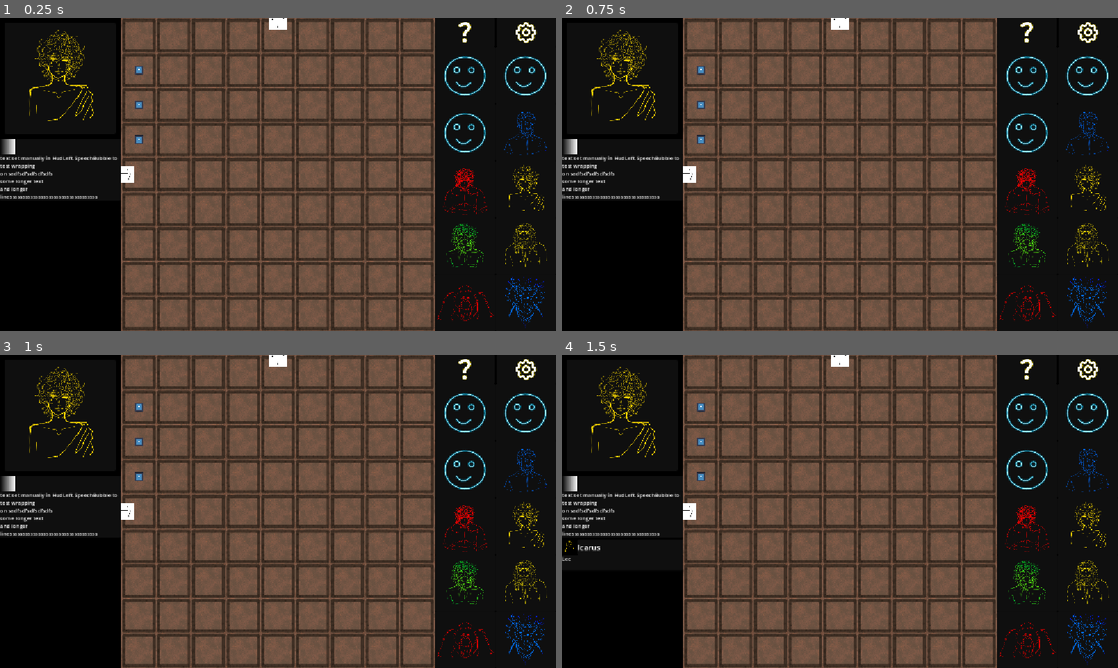
Above: before the commit, frames 1-4 (two rows, left to right).
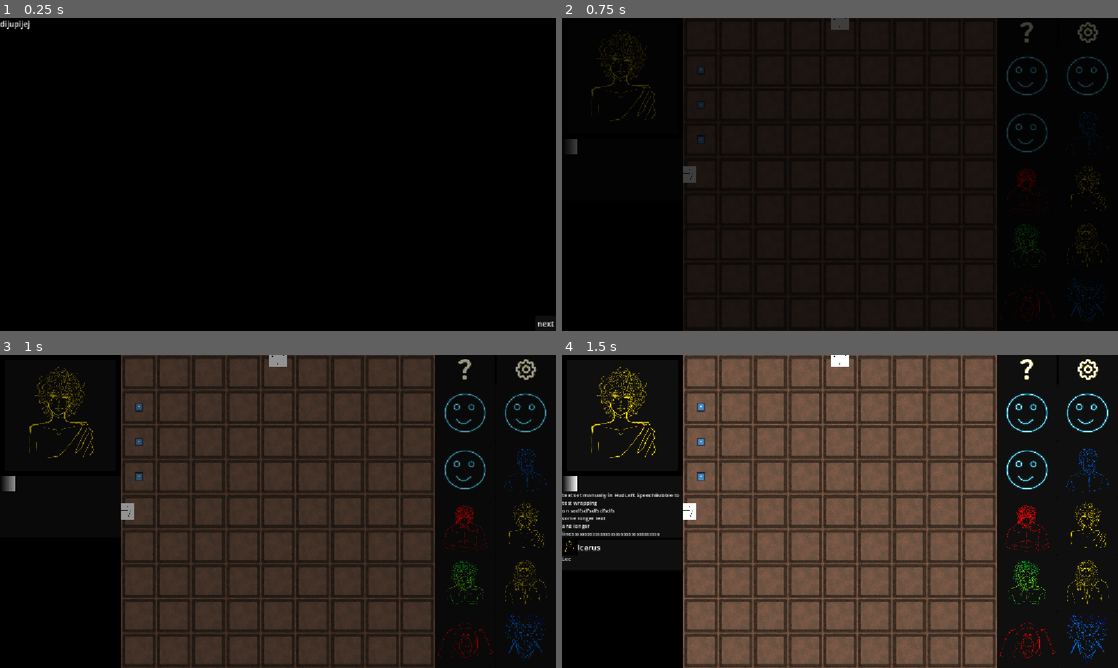
Above: after the commit, the same moments.

Repository: Wallted/ldjam-60
Game: Godot game, scene res://main.tscn
Two runs of this game, one before a commit and one after it. Both use one fixed random seed, a clock stepped at 60 frames per second and the inputs below. The engine's default icon, where the game draws it, is replaced by a stand-in: a white triangle on a blue panel in a dark square.
Inputs (mouse positions are in pixels of both pictures, inside the frame that each line leads up to):
- Up to frame 1 (0.25 s): no input
- Up to frame 2 (0.75 s): click (1106, 324) at 0.5 s, where only the run after the commit has a clickable "next"
- Up to frame 3 (1 s): no input
- Up to frame 4 (1.5 s): move the mouse to (578, 408) at 1.27 s; hold W from 1.28 s (still down); tap R (rotate) at 1.35 s; click (578, 408) at 1.42 s

The runs differ from the first frame. In frame 1, 60% of the frame differs, in the area x 0-100%, y 0-100%; in frame 2, 60%; in frame 3, 56%; in frame 4, nothing differs.

Commit message:
feature: add mock fade in
Signed-off-by: Grzegorz Choinski <grzegorzchoinski97@gmail.com>

Diff:
--- a/game_state.gd
+++ b/game_state.gd
@@ -25,7 +25,8 @@
 	if state == GameState.State.PAUSED:
 		return
 	get_tree().paused = true
-	action_progress.visible = false
+	if action_progress:
+		action_progress.visible = false
 	prev_state = state
 	state = State.PAUSED
 
--- /dev/null
+++ b/main.gd
@@ -0,0 +1,21 @@
+extends Node
+
+@onready var color_rect: ColorRect = $CanvasLayer/TitleScreen/ColorRect
+@onready var button: Button = $CanvasLayer/TitleScreen/Button
+@onready var title_screen: Control = $CanvasLayer/TitleScreen
+@onready var label: Label = $CanvasLayer/TitleScreen/Label
+
+func _ready() -> void:
+	GameState.pause_game()
+
+func _on_title_button_pressed() -> void:
+	var tween = get_tree().create_tween()
+	tween.set_pause_mode(Tween.TWEEN_PAUSE_PROCESS)
+	tween.tween_property(color_rect, 'color:a', 0.0, 0.75).set_trans(Tween.TRANS_LINEAR)
+	tween.tween_callback(_delete)
+	button.visible = false
+	label.visible = false
+
+func _delete() -> void:
+	GameState.unpause_game()
+	title_screen.queue_free()
--- a/main.tscn
+++ b/main.tscn
@@ -1,5 +1,6 @@
 [gd_scene format=3 uid="uid://b2fmexmangpdu"]
 
+[ext_resource type="Script" uid="uid://qwhxlg3if8xx" path="res://main.gd" id="1_efxa6"]
 [ext_resource type="PackedScene" uid="uid://ufvrqekr7ija" path="res://game/game.tscn" id="1_ig7tw"]
 [ext_resource type="Script" uid="uid://c2maoiq75ypwp" path="res://HUD/hud.gd" id="3_lquwl"]
 [ext_resource type="PackedScene" uid="uid://dpb5tvih7c5xv" path="res://HUD/hud_left.tscn" id="4_7mycd"]
@@ -12,6 +13,7 @@
 [ext_resource type="Script" uid="uid://dkcfc85dw6qoi" path="res://dialog_stream.gd" id="7_5vw27"]
 
 [node name="Main" type="Node" unique_id=665793303]
+script = ExtResource("1_efxa6")
 
 [node name="Game" parent="." unique_id=1995553335 instance=ExtResource("1_ig7tw")]
 
@@ -89,6 +91,44 @@
 mouse_filter = 2
 script = ExtResource("5_4c57u")
 
+[node name="TitleScreen" type="Control" parent="CanvasLayer" unique_id=1713245924]
+process_mode = 3
+layout_mode = 3
+anchors_preset = 15
+anchor_right = 1.0
+anchor_bottom = 1.0
+grow_horizontal = 2
+grow_vertical = 2
+
+[node name="ColorRect" type="ColorRect" parent="CanvasLayer/TitleScreen" unique_id=961756532]
+layout_mode = 1
+anchors_preset = 15
+anchor_right = 1.0
+anchor_bottom = 1.0
+grow_horizontal = 2
+grow_vertical = 2
+mouse_filter = 2
+color = Color(0, 0, 0, 1)
+
+[node name="Button" type="Button" parent="CanvasLayer/TitleScreen" unique_id=172084907]
+layout_mode = 1
+anchors_preset = 3
+anchor_left = 1.0
+anchor_top = 1.0
+anchor_right = 1.0
+anchor_bottom = 1.0
+offset_left = -43.0
+offset_top = -31.0
+grow_horizontal = 0
+grow_vertical = 0
+text = "next"
+
+[node name="Label" type="Label" parent="CanvasLayer/TitleScreen" unique_id=1040147722]
+layout_mode = 0
+offset_right = 40.0
+offset_bottom = 23.0
+text = "dijupijej"
+
 [node name="PathSegmentHeadMasterWorkaroundAnimatorSingleton" parent="." unique_id=178939412 instance=ExtResource("5_lquwl")]
 visible = false
 is_the_head_master_workaround_animator_singleton = true
@@ -109,3 +149,4 @@
 [connection signal="room_powered_changed" from="Game" to="CanvasLayer/HUD/HUDRight" method="_on_game_room_powered_changed"]
 [connection signal="mouse_entered" from="CanvasLayer/HUD/HUDGame" to="Game" method="_on_hud_game_mouse_entered"]
 [connection signal="mouse_exited" from="CanvasLayer/HUD/HUDGame" to="Game" method="_on_hud_game_mouse_exited"]
+[connection signal="pressed" from="CanvasLayer/TitleScreen/Button" to="." method="_on_title_button_pressed"]
Not shown, added: main.gd.uid
